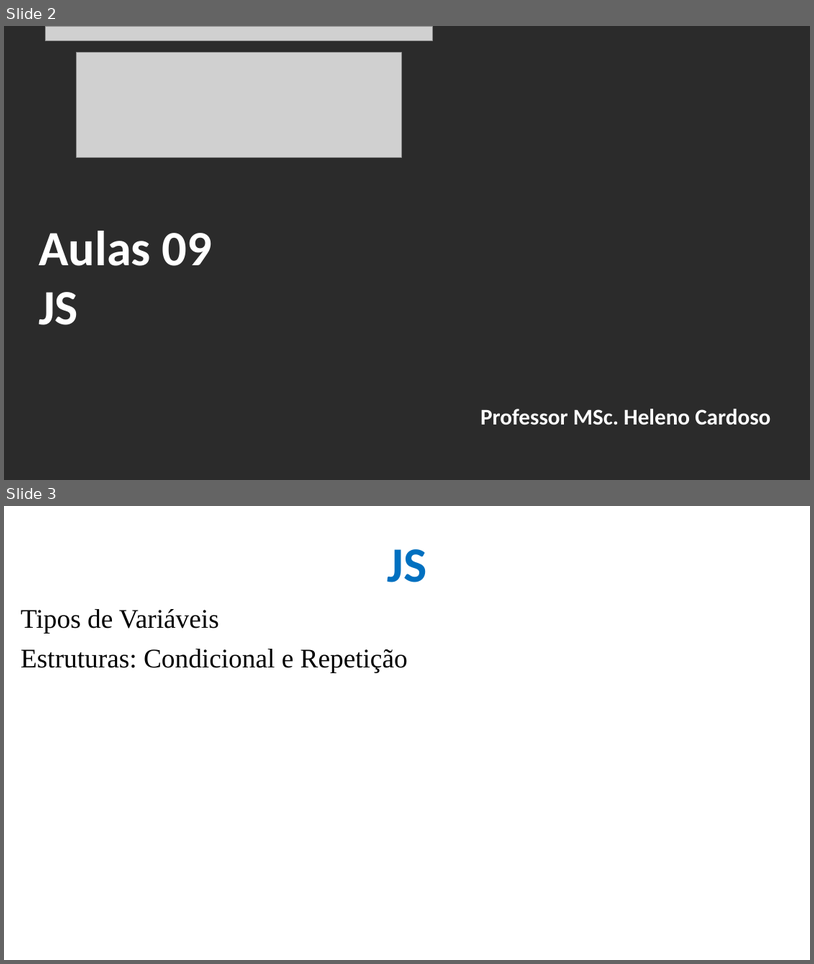
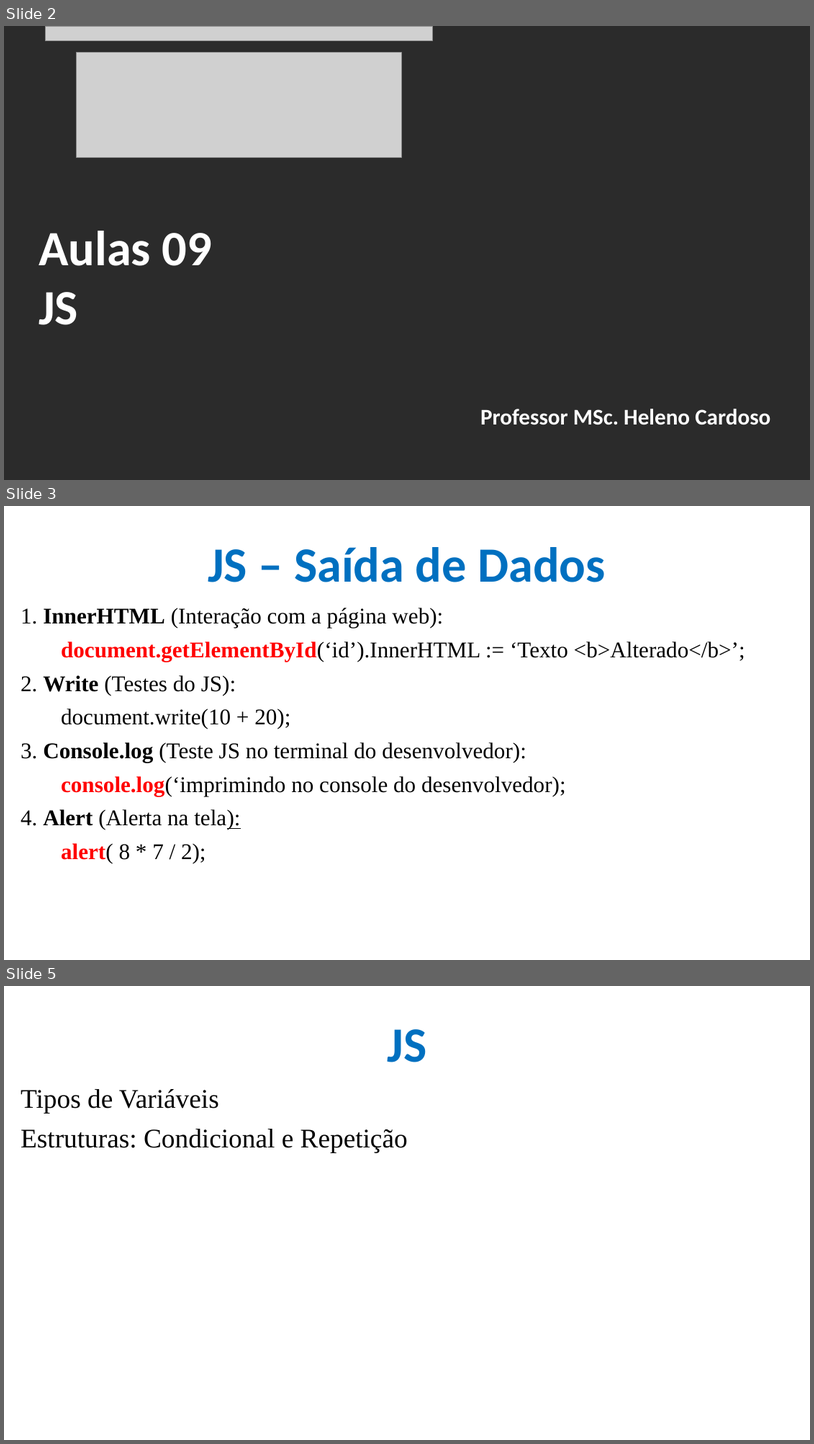
Before and after one commit to CloudEducationBrazil/WydenDesenvolvimentoWebPHP, a slide deck: 01 Classes/Aula 09 Desenvolvimento Web PHP - JS.pptx. Shown one above the other, each under a label of ours: slides 2 and 3 before the commit, slides 2, 3 and 5 after it; the slides between them are not shown. The pictures are 814x964 and 814x1444 pixels, drawn with LibreOffice and Linux fonts; fonts in the diff are those of the drawing; grey boxes stand for pictures; background and template pictures are left out; a plain dark background stands for a picture behind light text. Boxes give left, top, right and bottom in pixels: in the first picture for what was removed or moved away, otherwise in the second. Text is boxed around its words. In the diff, an @@ line names an element or a change of style, - is before the commit and + after.

```diff
--- a/01 Classes/Aula 09 Desenvolvimento Web PHP - JS.pptx
+++ b/01 Classes/Aula 09 Desenvolvimento Web PHP - JS.pptx
@@ slide 3 added at bbox=[4, 506, 810, 960], background picture (left out) @@
@@ title added at bbox=[208, 547, 606, 582], 44 pt, text #0070C0, bold @@
+JS – Saída de Dados
@@ text added at bbox=[21, 608, 746, 863], 20 pt, text #000000 @@
+1. InnerHTML (Interação com a página web):
+document.getElementById(‘id’).InnerHTML := ‘Texto <b>Alterado</b>’;
+2. Write (Testes do JS):
+document.write(10 + 20);
+3. Console.log (Teste JS no terminal do desenvolvedor):
+console.log(‘imprimindo no console do desenvolvedor);
+4. Alert (Alerta na tela):
+alert( 8 * 7 / 2);
@@ what was slide 3 is now slide 5 @@
```
Also in this commit, not shown: 1 other slide added, 1 slide removed, 1 other file.
